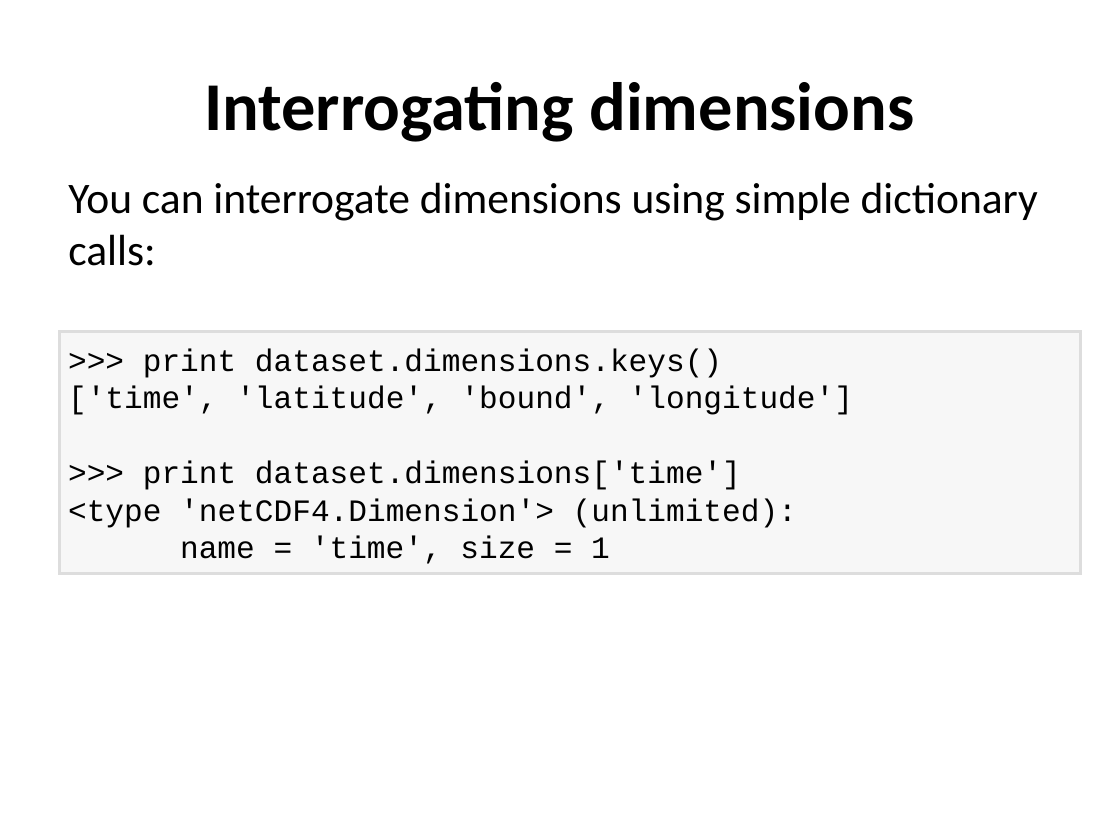
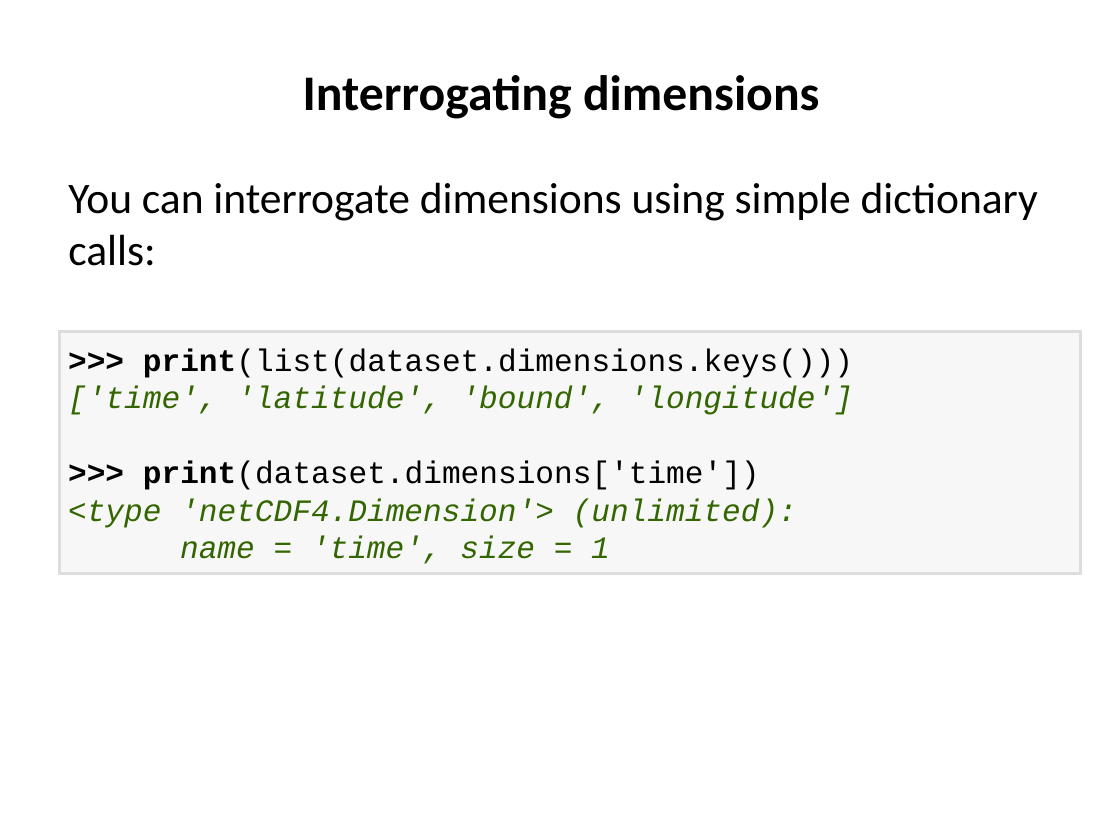
Before and after one commit to ncasuk/ncas-isc, a slide deck: slide 5 of python/presentations/read_write_data/10_read_netcdf_python.ppt. Drawn at 1120x840 pixels with LibreOffice and Linux fonts; fonts in the diff are those of the drawing; background and template pictures are left out. Boxes give left, top, right and bottom in pixels: in the first picture for what was removed or moved away, otherwise in the second. Text is boxed around its words. In the diff, an @@ line names an element or a change of style, - is before the commit and + after.

```diff
--- a/python/presentations/read_write_data/10_read_netcdf_python.ppt
+++ b/python/presentations/read_write_data/10_read_netcdf_python.ppt
@@ title "Interrogating dimensions": place and size @@
-title "Interrogating dimensions" at (204,82,915,142)
+title "Interrogating dimensions" at (303,75,820,119)
@@ title "Interrogating dimensions" at (303,75,820,119): size 44 to 32 pt; line spacing 1 to 0.9 @@
@@ text in rectangle at (143,349,853,378): text changed @@
->>> print dataset.dimensions.keys()
+>>> print(list(dataset.dimensions.keys()))
@@ text in rectangle at (68,386,853,564): text colour #000000 to #336600, italic on in "['time', 'latitude', 'bound', 'longitude']", "<type 'netCDF4.Dimension'> (unlimited):", "name = 'time', size = 1" @@
@@ text in rectangle at (143,461,760,490): text changed @@
->>> print dataset.dimensions['time']
+>>> print(dataset.dimensions['time'])
```
Also in this commit, not shown: 8 other slides changed, 1 slide added, 1 slide removed, 2 other files.
